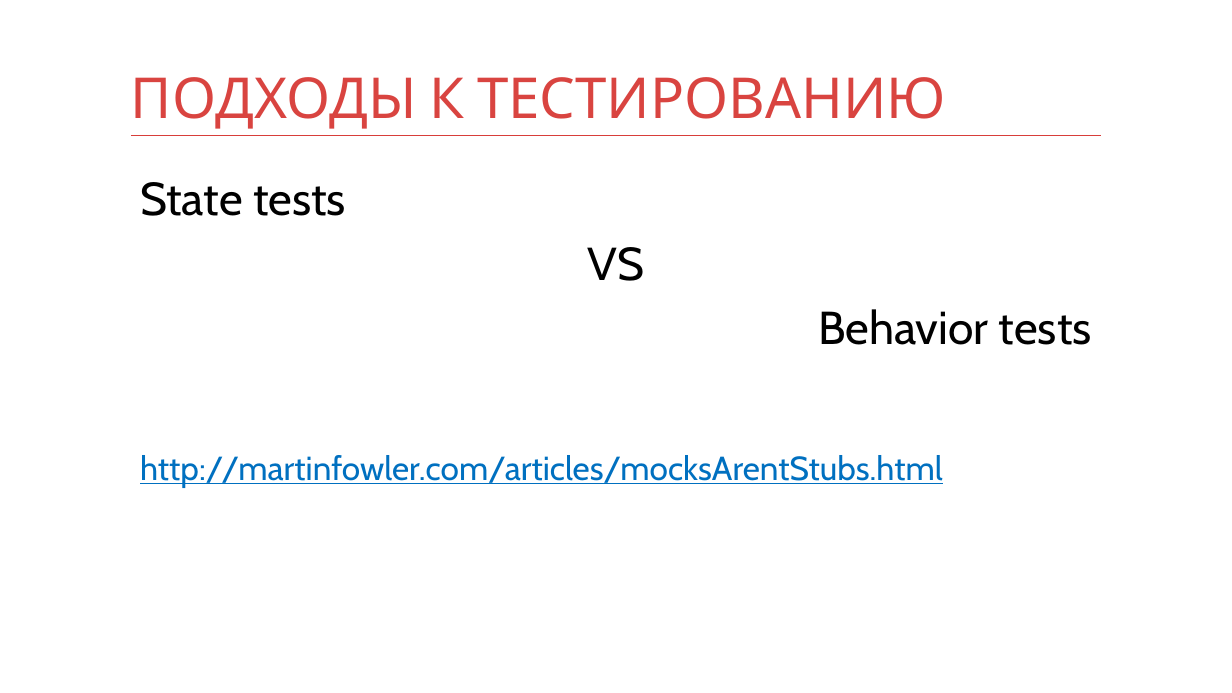
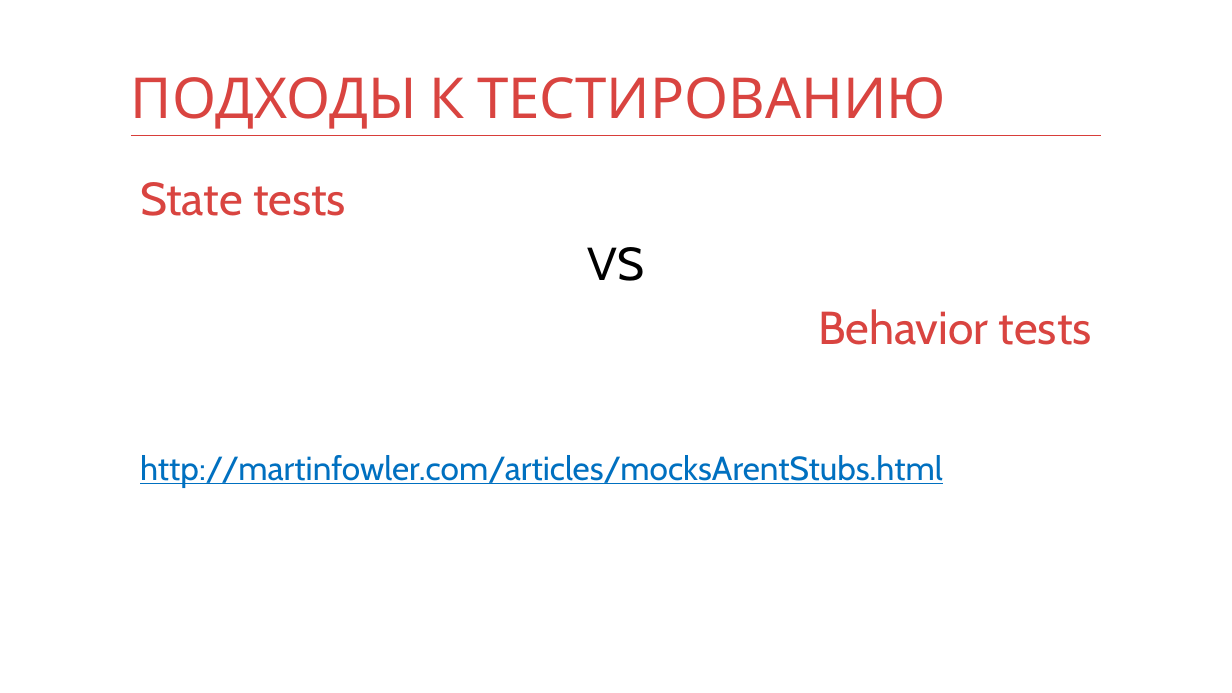
Before and after one commit to kontur-courses/mocks, a slide deck: slide 14 of Mocks.pptx (slide 13 before the commit). Drawn at 1232x693 pixels with LibreOffice and Linux fonts; fonts in the diff are those of the drawing. Boxes give left, top, right and bottom in pixels: in the first picture for what was removed or moved away, otherwise in the second. Text is boxed around its words. In the diff, an @@ line names an element or a change of style, - is before the commit and + after.

```diff
--- a/Mocks.pptx
+++ b/Mocks.pptx
@@ text at <box>140,182,1092,345</box>: text colour #000000 to #D94440 in "State tests", "Behavior tests" @@
```
Also in this commit, not shown: 1 other slide changed, 1 slide added.
